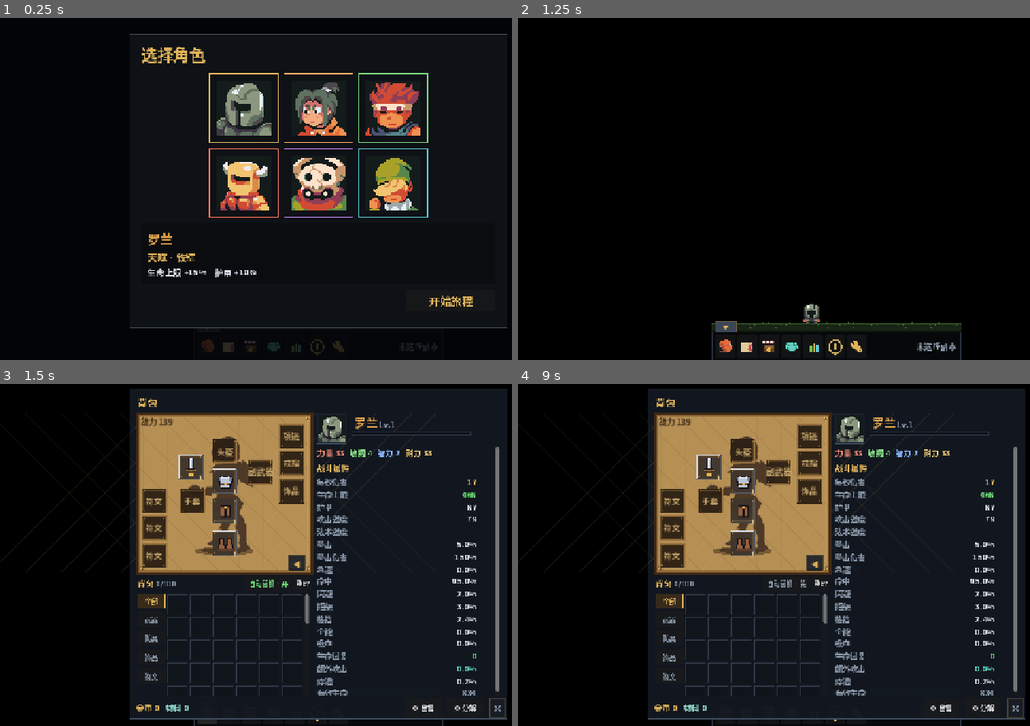
Above: before the commit, frames 1-4 (two rows, left to right).
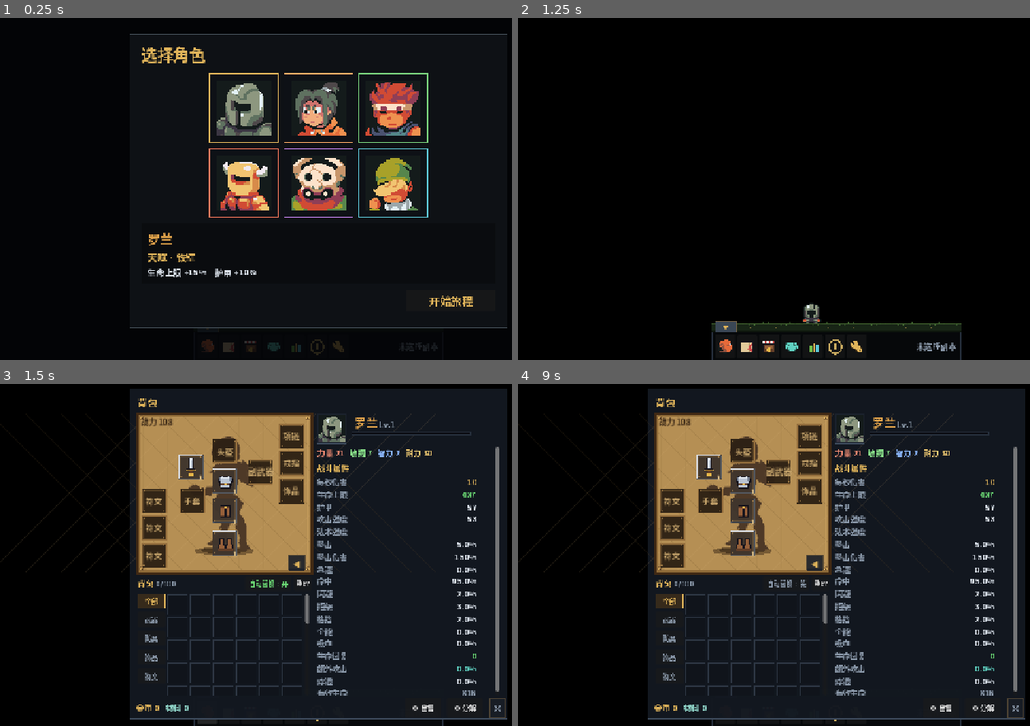
Above: after the commit, the same moments.

Repository: 958582184-dotcom/KeepForward
Game: Godot game, scene res://scenes/main.tscn
Same seed, same stepped clock (60 frames per second), same inputs: the game is played once before the commit and once after it.
Inputs (mouse positions are in pixels of both pictures, inside the frame that each line leads up to):
- Up to frame 1 (0.25 s): no input
- Up to frame 2 (1.25 s): click "开始旅程" at 0.5 s
- Up to frame 3 (1.5 s): click (209, 712) at 1.27 s
- Up to frame 4 (9 s): click (748, 712) at 2.02 s; click (768, 712) at 2.77 s; click (789, 712) at 3.52 s; click (814, 712) at 4.27 s; click (835, 712) at 5.02 s; click (855, 712) at 5.77 s; click "▼" at 6.5 s; click "◀" at 7.25 s; click "▶" at 8 s; click "自动替换：开" at 8.75 s

Frames 1-2 are identical in both runs. In frame 3, 0.1% of the frame differs, in the area x 31-94%, y 10-92%; in frame 4, 0.1%.

Commit message:
Redesign item stats by slot rarity and level

Diff:
--- a/src/core/data.gd
+++ b/src/core/data.gd
@@ -2,7 +2,7 @@
 extends RefCounted
 
 const TITLE := "KeepForward"
-const VERSION := "0.92.0"
+const VERSION := "0.93.0"
 const SAVE_PATH := "user://ember_walker_save.json"
 const INVENTORY_SIZE := 100
 const MAX_LEVEL := 60
@@ -163,6 +163,28 @@
 	{"name": "史诗", "color": "#b96bff", "mult": 1.26, "affixes": 4},
 	{"name": "传说", "color": "#ff9f43", "mult": 1.42, "affixes": 5},
 ]
+
+const QUALITY_STAT_MULT := [1.00, 1.30, 1.70, 2.20, 2.80]
+const SLOT_STAT_BASE := {
+	"head": 10.0, "chest": 12.0, "hands": 9.0, "legs": 11.0, "feet": 9.0,
+	"main": 12.0, "off": 8.5, "neck": 7.0, "ring": 7.0, "trinket": 7.0, "rune": 6.0,
+}
+const SLOT_INNATE_STAT := {
+	"head": {"stamina": 0.30},
+	"chest": {"stamina": 0.32},
+	"legs": {"stamina": 0.30},
+	"feet": {"agility": 0.30},
+	"hands": {"strength": 0.30},
+}
+const JEWEL_STAT_POOL := ["crit", "haste", "hit", "vers", "crit_dmg", "pen"]
+const RUNE_STAT_POOL := ["lifesteal", "hp_regen", "extra_attack", "dodge", "parry", "block"]
+const STAT_VALUE_SCALE := {
+	"strength": 1.0, "agility": 1.0, "intellect": 1.0, "stamina": 1.0,
+	"hp": 4.0, "armor": 2.2, "attack_power": 0.85, "spell_power": 0.85,
+	"crit": 1.0, "haste": 1.0, "hit": 0.9, "vers": 0.9, "pen": 0.9, "crit_dmg": 1.2,
+	"dodge": 0.9, "parry": 0.9, "block": 0.9,
+	"lifesteal": 0.55, "hp_regen": 0.55, "extra_attack": 0.06,
+}
 
 const QUALITY_PREFIX := ["磨损的", "坚固的", "精工的", "史诗的", "传世的"]
 
--- a/src/core/game_item.gd
+++ b/src/core/game_item.gd
@@ -46,97 +46,110 @@
 	it.source = source_tag
 	it.slot = slot_hint if slot_hint != "" else _pick_slot(rng)
 	var cls: Dictionary = Data.class_def(class_id)
-	var qm: float = float(Data.QUALITIES[it.quality]["mult"])
+	var qmult: float = float(Data.QUALITY_STAT_MULT[it.quality])
 	var kind: String = Data.SLOT_INFO.get(it.slot, {}).get("kind", "armor")
-	var archetype := String(Data.character_def(class_id).get("archetype", class_id))
+	var main_key := String(cls["main"])
 	var is_rune := kind == "rune"
-
 	it.stats = {}
-	var primary_total := _primary_budget(kind, it.ilvl)
-	if primary_total > 0:
-		var main_value := int(floor(float(primary_total) * 0.5))
-		if source_tag != "starter":
-			main_value = rng.randi_range(0, primary_total)
-		it.stats[cls["main"]] = main_value
-		it.stats["stamina"] = primary_total - main_value
 
 	match kind:
 		"armor":
 			it.armor_type = String(cls["armor_types"][rng.randi_range(0, cls["armor_types"].size() - 1)])
 			it.style = String(Data.ARMOR_STYLE_BY_TYPE.get(it.armor_type, "knight"))
-			it.stats["armor"] = round((8.0 + it.ilvl * 5.5) * qm * _armor_type_scale(it.armor_type))
+			it.stats["armor"] = round((6.0 + it.ilvl * 4.8) * qmult * _armor_type_scale(it.armor_type))
 		"weapon":
 			it.weapon_type = cls["weapon_types"][rng.randi_range(0, cls["weapon_types"].size() - 1)]
 			it.style = String(Data.WEAPON_STYLE.get(it.weapon_type, "knight"))
-			var scale := 1.0
+			var wscale := 1.0
 			if cls["main"] == "strength":
-				scale = 1.12
+				wscale = 1.12
 			elif cls["main"] == "agility":
-				scale = 0.92
+				wscale = 0.92
 			else:
-				scale = 1.02
-			scale *= _weapon_type_scale(it.weapon_type)
-			it.weapon_min = round((5.0 + it.ilvl * 1.8) * qm * scale)
-			it.weapon_max = round((9.0 + it.ilvl * 2.9) * qm * scale)
+				wscale = 1.02
+			wscale *= _weapon_type_scale(it.weapon_type)
+			it.weapon_min = round((4.5 + it.ilvl * 1.6) * qmult * wscale)
+			it.weapon_max = round((8.0 + it.ilvl * 2.6) * qmult * wscale)
 		"offhand":
 			it.weapon_type = cls["offhand_type"]
 			it.style = String(Data.WEAPON_STYLE.get(it.weapon_type, "knight"))
 			if it.weapon_type == "shield":
-				it.stats["armor"] = round((10.0 + it.ilvl * 5.0) * qm)
+				it.stats["armor"] = round((8.0 + it.ilvl * 4.5) * qmult)
 		"jewel":
 			it.armor_type = ""
 			it.style = String(Data.JEWEL_STYLES[rng.randi_range(0, Data.JEWEL_STYLES.size() - 1)])
 		"rune":
 			it.armor_type = ""
 			it.style = "rune"
-			it.rune_stat = String(Data.RUNE_STATS[rng.randi_range(0, Data.RUNE_STATS.size() - 1)])
-			it.stats[it.rune_stat] = round((3.0 + it.ilvl * 1.15) * qm)
-
-	var affix_count: int = int(Data.QUALITIES[it.quality]["affixes"])
-	var pool: Array = Data.RUNE_AFFIX_KEYS.duplicate() if is_rune else Data.AFFIX_KEYS.duplicate()
-	var weights: Dictionary = Data.AFFIX_WEIGHTS.get(archetype, {}).duplicate()
-	_style_weights(weights, it.style)
-	var remaining := affix_count
-
-	# 至少一条流派倾向词条
-	var style_pool: Array = Data.STYLE_AFFIX_POOL.get(it.style, [])
-	if remaining > 0 and not style_pool.is_empty():
-		var style_keys: Array = []
-		var style_weights: Array = []
-		for key in style_pool:
-			var w: float = float(weights.get(key, 0))
-			if w > 0.0 and not it.stats.has(key):
-				style_keys.append(key)
-				style_weights.append(w)
-		if not style_keys.is_empty():
-			var pick: int = Data.weighted_pick(rng, style_weights)
-			var key: String = style_keys[pick]
-			_add_affix(it, key, rng, qm)
-			pool.erase(key)
-			remaining -= 1
-
-	for i in remaining:
-		var usable: Array = []
-		var use_weights: Array = []
-		for key in pool:
-			if key == "extra_attack" and kind != "jewel" and kind != "rune":
-				continue
-			var tier := String(Data.AFFIX_TIERS.get(key, "A"))
-			var w: float = float(weights.get(key, 0)) * float(Data.AFFIX_TIER_WEIGHT.get(tier, 1.0))
-			if w > 0.0 and not it.stats.has(key):
-				usable.append(key)
-				use_weights.append(w)
-		if usable.is_empty():
-			break
-		var pick: int = Data.weighted_pick(rng, use_weights)
-		var key: String = usable[pick]
-		_add_affix(it, key, rng, qm)
-		pool.erase(key)
+
+	var budget := _stat_budget(it.slot, it.ilvl, it.quality)
+	var innate: Dictionary = Data.SLOT_INNATE_STAT.get(it.slot, {})
+	for key in innate:
+		var points := budget * float(innate[key])
+		_add_stat_points(it, key, points)
+		budget -= points
+
+	var stat_pool := _stat_pool(kind, main_key, cls)
+	for stat_key in it.stats:
+		stat_pool.erase(stat_key)
+	if stat_pool.is_empty():
+		stat_pool.append("stamina")
+	var stat_count := 2
+	if kind == "jewel" or kind == "rune":
+		stat_count = clampi(3 + (1 if it.quality >= 3 else 0), 3, 5)
+	else:
+		stat_count = clampi(2 + int(it.quality / 2), 2, 4)
+	stat_count = mini(stat_count, stat_pool.size())
+	var chosen: Array = []
+	for i in stat_count:
+		var pos := rng.randi_range(0, stat_pool.size() - 1)
+		chosen.append(stat_pool[pos])
+		stat_pool.remove_at(pos)
+	var weights: Array = []
+	var weight_total := 0.0
+	for key in chosen:
+		var w := rng.randf_range(0.75, 1.25)
+		weights.append(w)
+		weight_total += w
+	var left := budget
+	for i in chosen.size():
+		var pts := left if i == chosen.size() - 1 else budget * float(weights[i]) / weight_total
+		left -= pts
+		_add_stat_points(it, String(chosen[i]), pts)
+	if is_rune and not chosen.is_empty():
+		it.rune_stat = String(chosen[0])
 
 	it.item_name = _make_name(it, cls, rng)
 	it.price = int(round((40.0 + it.ilvl * 24.0) * float(Data.QUALITY_PRICE_MULT[it.quality]) \
 		* (1.0 + 0.10 * float(it.ilvl) + 0.008 * float(it.ilvl * it.ilvl))))
 	return it
+
+
+static func _stat_budget(slot: String, ilvl: int, q: int) -> float:
+	var base := float(Data.SLOT_STAT_BASE.get(slot, 9.0))
+	var level_mult := 1.0 + float(ilvl - 1) * 0.18
+	return base * level_mult * float(Data.QUALITY_STAT_MULT[clampi(q, 0, 4)])
+
+
+static func _stat_pool(kind: String, main_key: String, cls: Dictionary) -> Array:
+	match kind:
+		"armor":
+			return [main_key, "stamina", "hp"]
+		"weapon":
+			return [main_key, "stamina", "spell_power" if cls["attack_type"] == "magic" else "attack_power"]
+		"offhand":
+			return [main_key, "stamina", "armor"]
+		"jewel":
+			return Data.JEWEL_STAT_POOL.duplicate()
+		"rune":
+			return Data.RUNE_STAT_POOL.duplicate()
+	return ["stamina"]
+
+
+static func _add_stat_points(it: GameItem, key: String, points: float) -> void:
+	var scale := float(Data.STAT_VALUE_SCALE.get(key, 1.0))
+	var value := maxi(1, int(round(points * scale)))
+	it.stats[key] = int(it.stats.get(key, 0)) + value
 
 
 static func _primary_budget(kind: String, ilvl: int) -> int:
@@ -314,8 +327,8 @@
 	if it.slot != "neck" and it.slot != "ring" and it.slot != "trinket":
 		it.armor_type = String(d.get("armor_type", it.armor_type))
 		it.style = String(Data.ARMOR_STYLE_BY_TYPE.get(it.armor_type, it.style))
-		var qm := float(Data.QUALITIES[it.quality]["mult"])
-		it.stats["armor"] = round((8.0 + it.ilvl * 5.5) * qm * _armor_type_scale(it.armor_type))
+		var qm := float(Data.QUALITY_STAT_MULT[it.quality])
+		it.stats["armor"] = round((6.0 + it.ilvl * 4.8) * qm * _armor_type_scale(it.armor_type))
 	return it
 
 
@@ -463,7 +476,7 @@
 	s += stat_total("armor") * 0.10
 	s += stat_total("hp") * 0.025
 	s += (weapon_min + weapon_max) * 0.5 * 1.5
-	s += float(quality) * (22.0 + float(ilvl) * 2.5)
+	s += float(quality) * 3.0 + float(ilvl) * 1.0
 	return s
 
 
Not shown, changed: DETAILS.md
